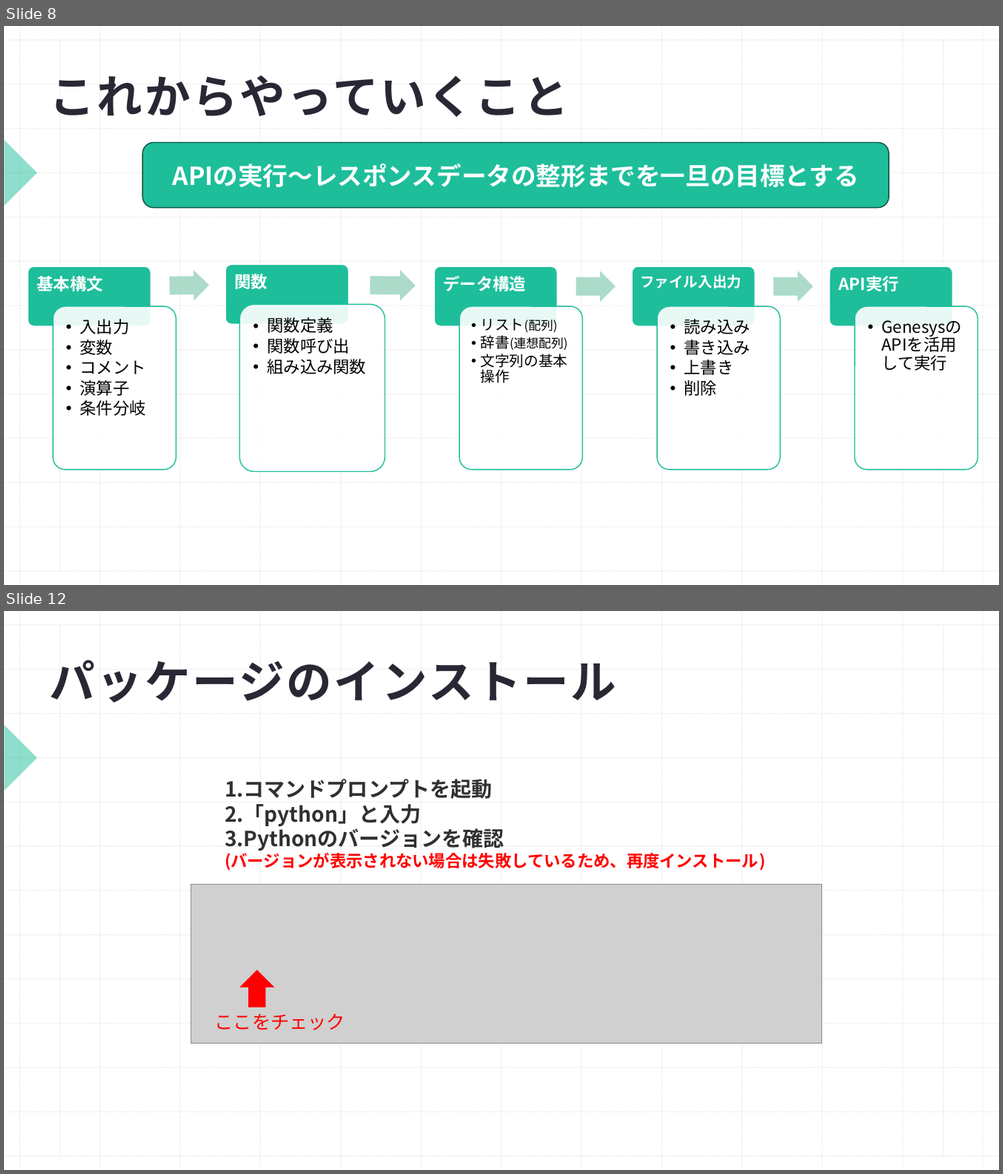
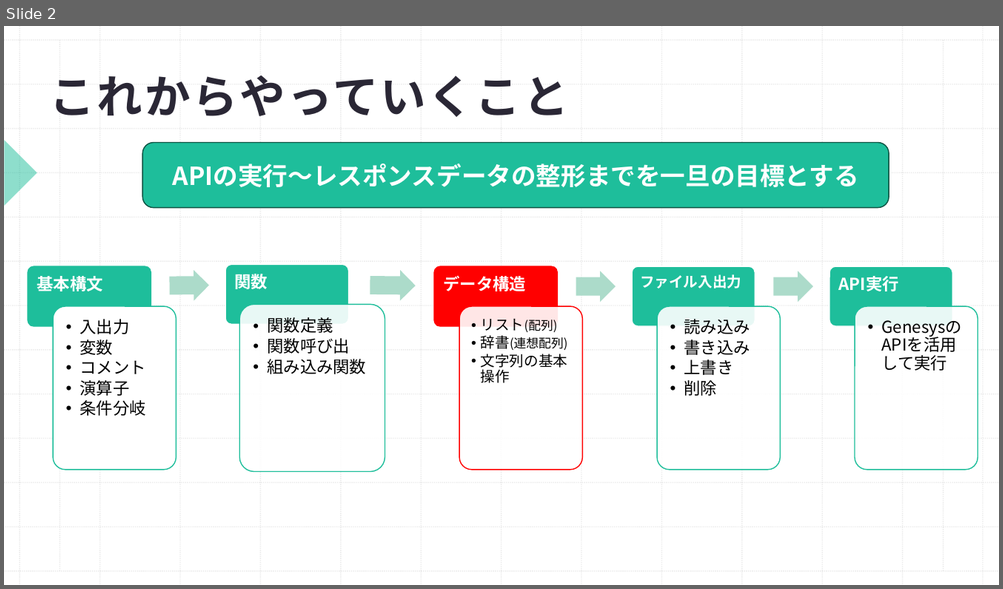
Before and after one commit to Shohei1129/Python_traning, a slide deck: プログラミング勉強会Python編(4.データ構造).pptx. Shown one above the other, each under a label of ours: slides 8 and 12 before the commit, slide 2 after it; the slides between them are not shown. The pictures are 1003x1174 and 1003x589 pixels, drawn with LibreOffice and Linux fonts; fonts in the diff are those of the drawing; grey boxes stand for pictures. Boxes give left, top, right and bottom in pixels: in the first picture for what was removed or moved away, otherwise in the second. Text is boxed around its words. In the diff, an @@ line names an element or a change of style, - is before the commit and + after.

```diff
--- a/プログラミング勉強会Python編(4.データ構造).pptx
+++ b/プログラミング勉強会Python編(4.データ構造).pptx
@@ slide 12 removed at <box>4,611,999,1170</box>, background #FFFFFF; not listed: 29 template elements that a slide beside it also shows @@
@@ title removed at <box>50,660,617,703</box> @@
-パッケージのインストール
@@ text removed at <box>225,779,765,871</box> @@
-1. コマンドプロンプトを起動
-2. 「python」と入力
-3. Pythonのバージョンを確認
-(バージョンが表示されない場合は失敗しているため、再度インストール)
@@ picture removed at <box>191,884,822,1044</box> @@
@@ up arrow removed at <box>242,971,273,1007</box> @@
@@ text removed at <box>215,1014,345,1031</box> @@
-ここをチェック
@@ what was slide 8 is now slide 2 @@
@@ slide 2 changed as well @@
@@ rounded rectangle at <box>28,267,151,326</box>: outline #FFFFFF 1 pt to #1EBE9B 1 pt @@
@@ rounded rectangle at <box>435,267,558,326</box>: fill #1EBE9B to #FF0000; outline #FFFFFF 1 pt to #FF0000 1 pt @@
@@ rounded rectangle at <box>54,306,176,470</box>: fill #FFFFFF at 90% opacity to #FFFFFF @@
@@ rounded rectangle at <box>459,306,582,470</box>: outline #1EBE9B 1 pt to #FF0000 1 pt @@
```
Also in this commit, not shown: 1 other slide changed, 4 slides added, 22 other slides removed, 29 other files.
